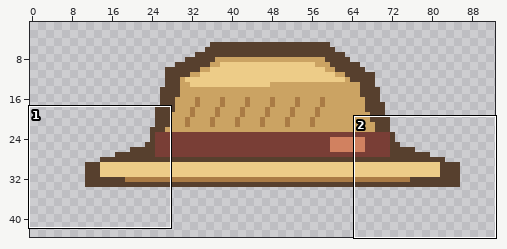
A pixel-art file gets an edit: artifacts/mundinho/libresprite/portraits/portrait-accessory.ase. The first picture is a wide view before the edit; the outline marks the close-up.
Close-up. Earlier state:
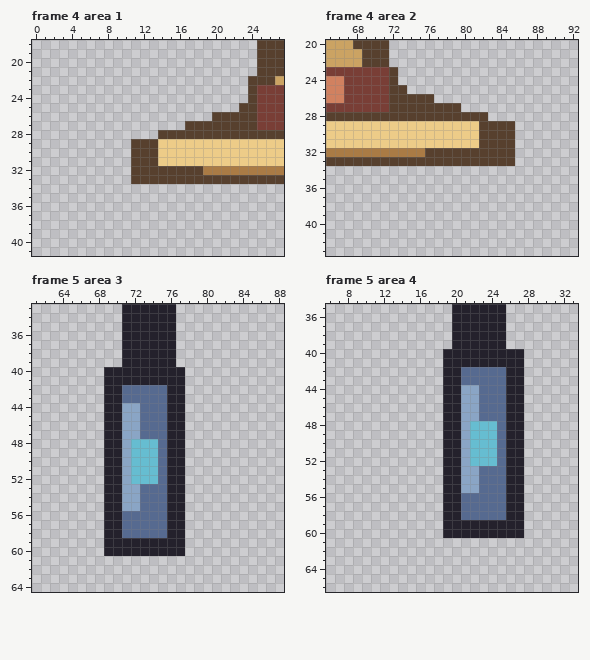
96x112 pixels, 6 frames. Shown: frame 4 area 1: x 0..27, y 18..41; frame 4 area 2: x 65..92, y 20..43; frame 5 area 3: x 61..88, y 33..64; frame 5 area 4: x 6..33, y 35..66. The wide view leaves out empty margins. The commit also changed other frames or places, which this record leaves out.
The same view after the edit:
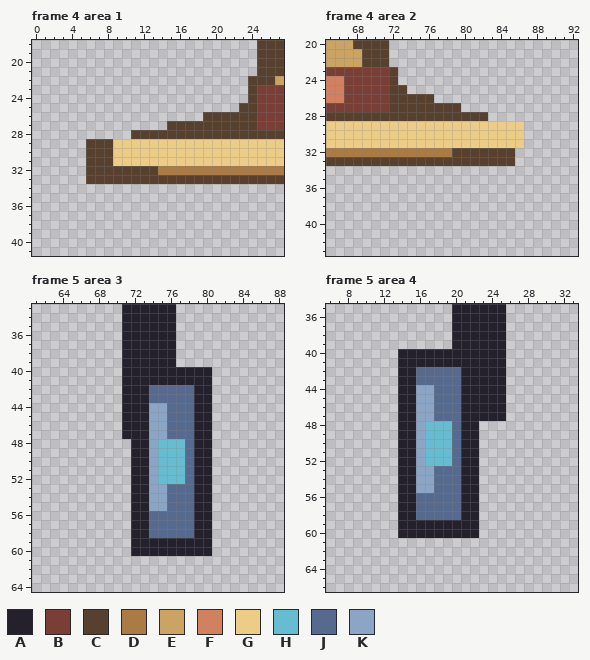
Palette (. is transparent): A #24212c  B #793e36  C #57402e  D #aa7b45  E #cba363  F #d18160  G #edcc88  H #66bdd1  J #566a90  K #8aa5c5
Commit: feat(mundinho): redesign portraits and animate sprite combat
Changes in this commit:
Frame 4 area 1:
The edit adds colour C in row 26 at x 19; in row 27 at x 15 to 16; in row 28 at x 11 to 13; in rows 29 to 31 at x 6 to 8; in rows 32 to 33 at x 6 to 10.
Colour C gives way to colour D in row 32 at x 14 to 18.
The edit adds colour G in rows 29 to 31 at x 9 to 10.
Colour C gives way to colour G in rows 29 to 31 at x 11 to 13.
Frame 4 area 2:
Colour C gives way to colour D in row 32 at x 76 to 78.
The edit adds colour G in rows 29 to 31 at x 86.
Colour C gives way to colour G in rows 29 to 31 at x 82 to 85.
Frame 5 area 3:
The edit adds colour A in rows 40 to 41 at x 78 to 80; in rows 42 to 58 at x 79 to 80; in rows 59 to 60 at x 78 to 80.
Colour H gives way to colour A in rows 48 to 52 at x 72 to 73.
Colour J gives way to colour A in rows 42 to 43 at x 71 to 73; in rows 44 to 47 at x 73; in rows 53 to 55 at x 73; in rows 56 to 58 at x 72 to 73.
Colour K gives way to colour A in rows 44 to 47 at x 71 to 72; in rows 53 to 55 at x 72.
Colour A gives way to colour H in rows 48 to 52 at x 76 to 77.
Colour J gives way to colour H in rows 48 to 52 at x 75.
The edit adds colour J in rows 42 to 58 at x 78.
Colour A gives way to colour J in rows 42 to 47 at x 76 to 77; in rows 53 to 58 at x 76 to 77.
Colour H gives way to colour K in rows 48 to 52 at x 74.
Colour J gives way to colour K in rows 44 to 47 at x 74 to 75; in rows 53 to 55 at x 74 to 75.
The author cleared colour A in rows 40 to 58 at x 69 to 70; in rows 59 to 60 at x 69 to 71.
The author cleared colour J in rows 56 to 58 at x 71.
The author cleared colour K in rows 48 to 55 at x 71.
Frame 5 area 4:
The edit adds colour A in rows 40 to 41 at x 14 to 18; in rows 42 to 58 at x 14 to 15; in rows 59 to 60 at x 14 to 18.
Colour H gives way to colour A in rows 48 to 52 at x 22.
Colour J gives way to colour A in rows 42 to 43 at x 21 to 25; in rows 44 to 47 at x 23 to 25; in rows 56 to 58 at x 21 to 22.
Colour K gives way to colour A in rows 44 to 47 at x 21 to 22; in rows 48 to 52 at x 21; in rows 53 to 55 at x 21 to 22.
The edit adds colour H in rows 48 to 52 at x 17 to 18.
Colour A gives way to colour H in rows 48 to 52 at x 19.
The edit adds colour J in rows 42 to 43 at x 16 to 18; in rows 44 to 47 at x 18; in rows 53 to 55 at x 18; in rows 56 to 58 at x 16 to 18.
Colour A gives way to colour J in rows 42 to 47 at x 19 to 20; in rows 48 to 52 at x 20; in rows 53 to 58 at x 19 to 20.
The edit adds colour K in rows 44 to 47 at x 16 to 17; in rows 48 to 52 at x 16; in rows 53 to 55 at x 16 to 17.
The author cleared colour A in rows 40 to 58 at x 26 to 27; in rows 59 to 60 at x 23 to 27.
The author cleared colour H in rows 48 to 52 at x 23 to 24.
The author cleared colour J in rows 48 to 52 at x 25; in rows 53 to 58 at x 23 to 25.
